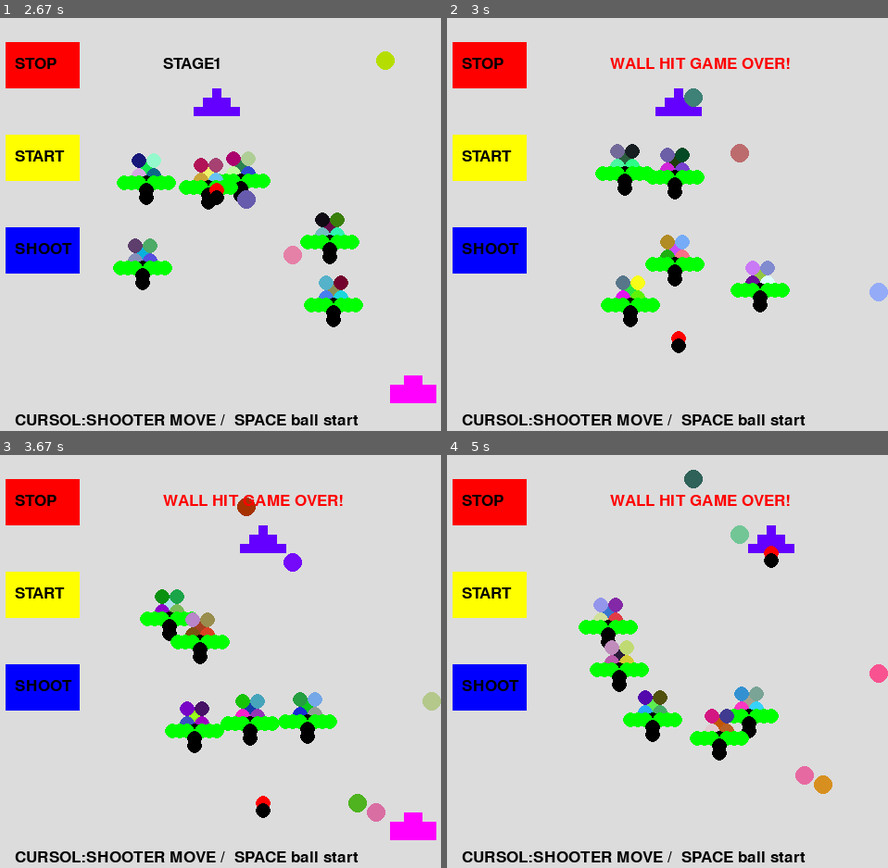
Above: before the commit, frames 1-4 (two rows, left to right).
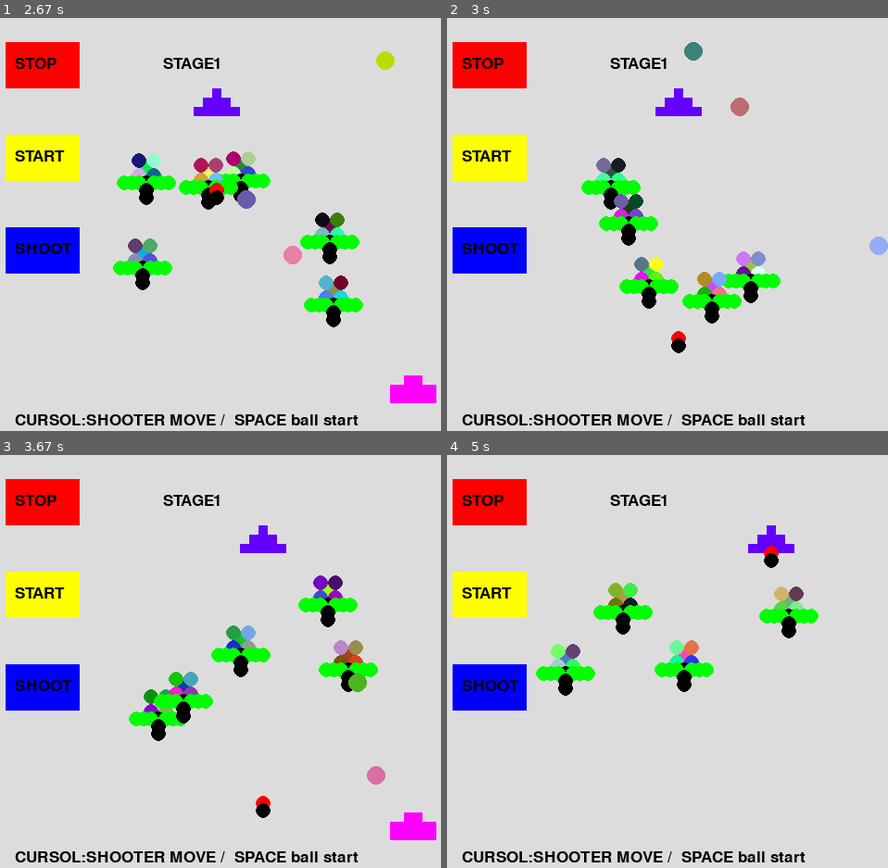
Above: after the commit, the same moments.

Repository: snc29654/pygame
Game: pygame game, started from invador_scenario.py
The game is run twice, just before and just after one commit, with the same random seed, the same clock (stepped at 60 frames per second) and the same inputs.
Inputs:
- Up to frame 1 (2.67 s): hold Right 0.33-0.8 s; hold Right 0.83-1.3 s; tap Space at 0.9, 1.2, 1.4, 1.7, 1.97, 2.27, 2.4 s; hold Left 1.33-1.87 s; hold Left 1.9-2.3 s; hold Right from 2.33 s (still down)
- Up to frame 2 (3 s): tap Space at 2.7 s; release Right at 2.97 s
- Up to frame 3 (3.67 s): hold Left 3-3.47 s; tap Space at 3.07, 3.37, 3.57 s; hold Right from 3.5 s (still down)
- Up to frame 4 (5 s): tap Space at 3.87, 4.07, 4.37 s; release Right at 3.97 s; hold Right 4-4.47 s

Frame 1 is identical in both runs. In frame 2, 8.6% of the frame differs, in the area x 30-100%, y 5-75%; in frame 3, 9.5%, in the area x 29-100%, y 9-89%; in frame 4, 8.4%.

Commit message:
難易度が高いので障壁の衝突検出はしない

Diff:
--- a/invador_scenario.py
+++ b/invador_scenario.py
@@ -282,7 +282,7 @@
 
             #的衝突
             self.hit_check()
-            self.wall_col_check()
+            #self.wall_col_check()
             self.dummy_col_check()
 
             self.main_surface.fill((220, 220, 220))
